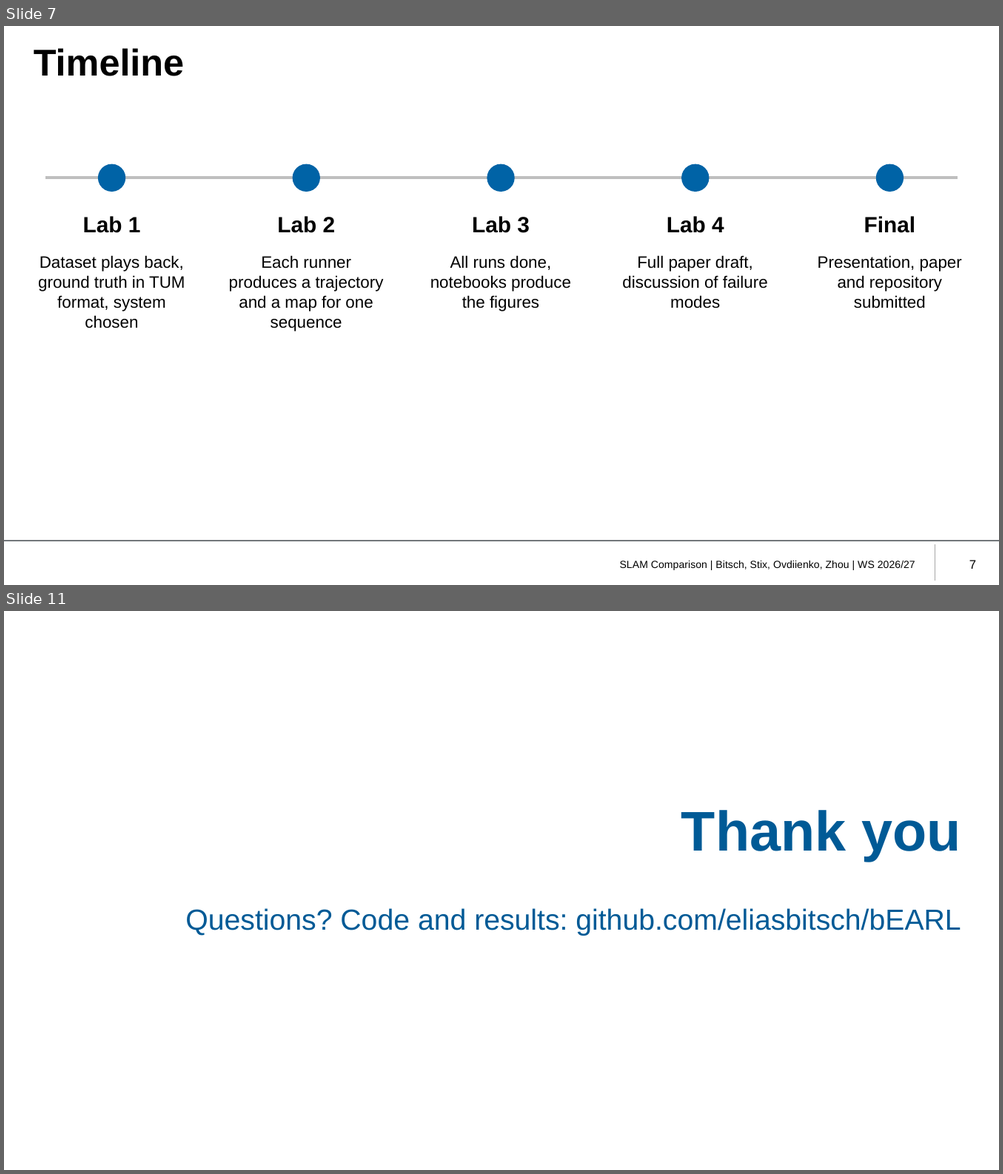
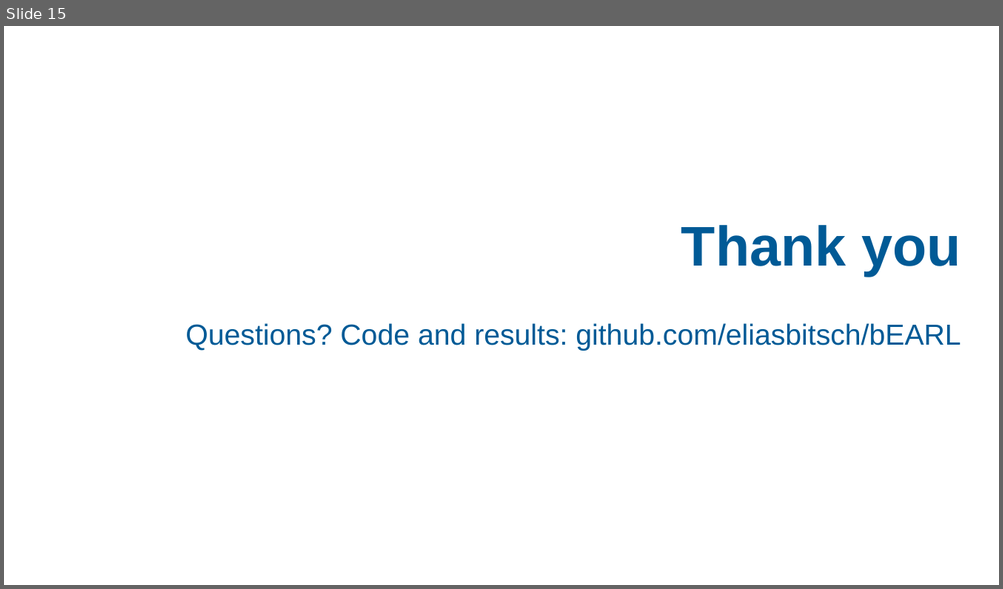
Before and after one commit to eliasbitsch/bEARL, a slide deck: slides/slam_comparison.pptx. Shown one above the other, each under a label of ours: slides 7 and 11 before the commit, slide 15 after it; the slides between them are not shown. The pictures are 1003x1174 and 1003x589 pixels, drawn with LibreOffice and Linux fonts; fonts in the diff are those of the drawing; background and template pictures are left out. Boxes give left, top, right and bottom in pixels: in the first picture for what was removed or moved away, otherwise in the second. Text is boxed around its words. In the diff, an @@ line names an element or a change of style, - is before the commit and + after.

```diff
--- a/slides/slam_comparison.pptx
+++ b/slides/slam_comparison.pptx
@@ slide 7 removed at (4, 26, 999, 585), background #FFFFFF @@
@@ title removed at (34, 48, 184, 76) @@
-Timeline
@@ line removed from (45, 178) to (957, 178) @@
@@ ellipse removed at (97, 164, 125, 192) @@
@@ ellipse removed at (293, 164, 320, 192) @@
@@ ellipse removed at (486, 164, 514, 192) @@
@@ ellipse removed at (681, 164, 709, 192) @@
@@ ellipse removed at (875, 164, 903, 192) @@
@@ text removed at (83, 216, 141, 233) @@
-Lab 1
@@ text removed at (277, 216, 336, 233) @@
-Lab 2
@@ text removed at (472, 216, 529, 233) @@
-Lab 3
@@ text removed at (666, 216, 724, 233) @@
-Lab 4
@@ text removed at (864, 216, 915, 233) @@
-Final
@@ text removed at (38, 255, 185, 329) @@
-Dataset plays back, ground truth in TUM format, system chosen
@@ text removed at (229, 255, 384, 332) @@
-Each runner produces a trajectory and a map for one sequence
@@ text removed at (430, 255, 571, 312) @@
-All runs done, notebooks produce the figures
@@ text removed at (622, 255, 768, 309) @@
-Full paper draft, discussion of failure modes
@@ text removed at (817, 255, 962, 309) @@
-Presentation, paper and repository submitted
@@ line removed from (4, 541) to (999, 541) @@
@@ line removed from (935, 544) to (935, 581) @@
@@ text removed at (620, 561, 915, 571) @@
-SLAM Comparison | Bitsch, Stix, Ovdiienko, Zhou | WS 2026/27
@@ page number removed at (969, 560, 976, 569) @@
-7
@@ what was slide 11 is now slide 15 @@
```
Also in this commit, not shown: 5 slides changed, 8 slides added, 3 other slides removed.
